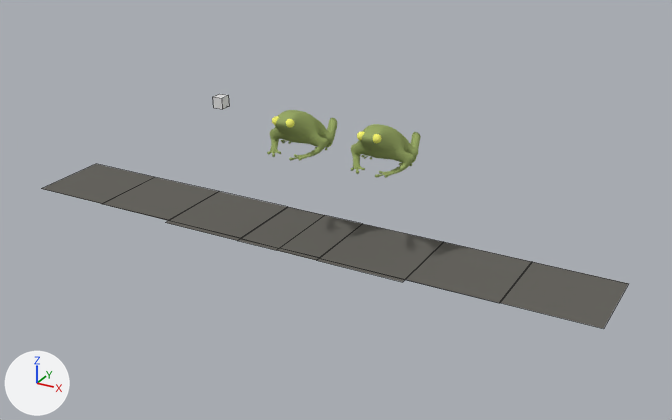
Two versions of the Blender file src/Frogger.blend, one commit apart.
The view is the same before and after, from a 50 mm lens placed at (78.9, -130.9, 55.0), pointed at (6.8, 0.1, -10.5). The lights are fixed; the arrows at lower left show +X, +Y and +Z. Mesh edges are drawn as thin lines on the coarser meshes.
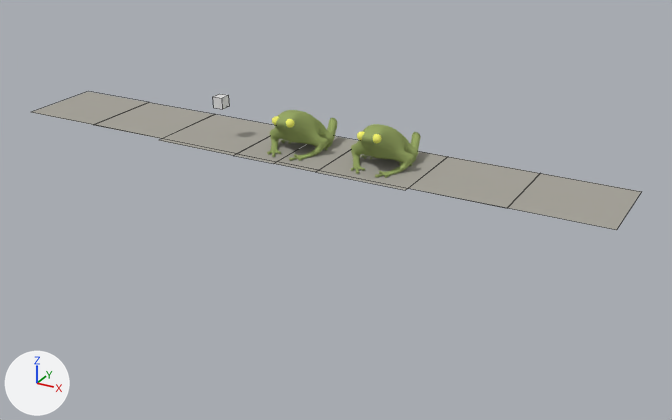
Edits to the bpy script that builds the scene:
```text
Change mat_material_002:
    mat_material_002.base_color: (0.138, 0.133, 0.118) -> (0.393, 0.379, 0.335)  # dark grey #686660 -> grey #a8a69d
Change ob_plane:
    ob_plane.location: (0.0, 0.0, -16.0) -> (0.0, 0.0, 0.0)
```

Location of each change, (x1, y1, x2, y2) in pixels of the pictures (672 x 420 px):
'Plane', recoloured, moved: before (42, 164, 628, 329); after (32, 92, 641, 230)
